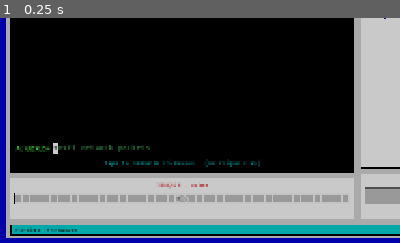
Above: before the commit, frame 1.
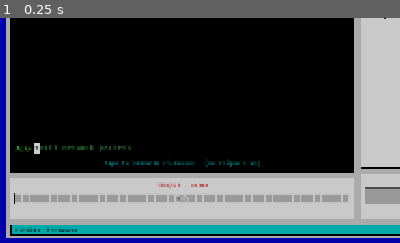
Above: after the commit, the same moment.

Repository: jogaulupeau/CyberIncrement
Game: Godot game, scene res://scenes/main.tscn
Same seed, same stepped clock (60 frames per second), same inputs: the game is played once before the commit and once after it.
Inputs:
- Up to frame 1 (0.25 s): no input
The pictures show only the part of the screen within x 0-50%, y 50-100%; the shares and areas given below are measured in that part.

The runs differ from the first frame. In frame 1, 0.5% of the frame differs, in the area x 6-38%, y 55-61%.

Commit message:
UI : effets en palette DOS + modal d'aide façon Turbo Vision
- Flashs d'écran, textes flottants et particules recolorés en palette DOS
  sémantique (vert=gain, rouge=alerte, ambre=spécial, orange=événement),
  centralisés dans 4 constantes FX_*.
- Modal d'aide refondu en fenêtre newt : voile bleu + boîte claire à ombre
  dure, barre de titre cyan avec bouton [X] Fermer, thème actif en bloc
  bleu/texte blanc façon sélection DOS.

Co-Authored-By: Claude Sonnet 5 <noreply@anthropic.com>

Diff:
--- a/scenes/main.tscn
+++ b/scenes/main.tscn
@@ -84,20 +84,28 @@
 shadow_size = 14
 
 [sub_resource type="StyleBoxFlat" id="help_panel"]
-content_margin_left = 26.0
-content_margin_top = 20.0
-content_margin_right = 26.0
-content_margin_bottom = 20.0
-bg_color = Color(0.04, 0.07, 0.09, 0.99)
+bg_color = Color(0.851, 0.851, 0.851, 1)
 border_width_left = 1
 border_width_top = 1
 border_width_right = 1
 border_width_bottom = 1
-border_color = Color(0, 0.6, 0.55, 0.9)
-corner_radius_top_left = 6
-corner_radius_top_right = 6
-corner_radius_bottom_right = 6
-corner_radius_bottom_left = 6
+border_color = Color(0, 0, 0, 1)
+shadow_color = Color(0, 0, 0, 1)
+shadow_size = 1
+shadow_offset = Vector2(9, 9)
+
+[sub_resource type="StyleBoxEmpty" id="menu_flat"]
+content_margin_left = 10.0
+content_margin_top = 2.0
+content_margin_right = 10.0
+content_margin_bottom = 2.0
+
+[sub_resource type="StyleBoxFlat" id="menu_hi"]
+content_margin_left = 10.0
+content_margin_top = 2.0
+content_margin_right = 10.0
+content_margin_bottom = 2.0
+bg_color = Color(0, 0, 0.8, 1)
 
 [sub_resource type="StyleBoxFlat" id="modal_box"]
 content_margin_left = 28.0
@@ -439,7 +447,7 @@
 layout_mode = 2
 theme_override_colors/font_color = Color(0.333, 1, 0.333, 1)
 theme_override_font_sizes/font_size = 13
-text = "A:\\NEXUS>"
+text = "A:\\>"
 
 [node name="CommandLabel" type="RichTextLabel" parent="HUD/Root/Body/Left/Terminal/TVBox/TCommand"]
 unique_name_in_owner = true
@@ -918,7 +926,7 @@
 grow_horizontal = 2
 grow_vertical = 2
 mouse_filter = 2
-color = Color(0, 0.02, 0.03, 0.7)
+color = Color(0, 0, 0.667, 0.9)
 
 [node name="Center" type="CenterContainer" parent="HelpOverlay"]
 layout_mode = 1
@@ -937,36 +945,62 @@
 [node name="VBox" type="VBoxContainer" parent="HelpOverlay/Center/HelpPanel"]
 layout_mode = 2
 mouse_filter = 2
+theme_override_constants/separation = 0
+
+[node name="Header" type="PanelContainer" parent="HelpOverlay/Center/HelpPanel/VBox"]
+layout_mode = 2
+theme_override_styles/panel = SubResource("bar_cyan")
+
+[node name="H" type="HBoxContainer" parent="HelpOverlay/Center/HelpPanel/VBox/Header"]
+layout_mode = 2
 theme_override_constants/separation = 10
 
-[node name="Header" type="HBoxContainer" parent="HelpOverlay/Center/HelpPanel/VBox"]
-layout_mode = 2
-theme_override_constants/separation = 10
-
-[node name="HelpTitle" type="Label" parent="HelpOverlay/Center/HelpPanel/VBox/Header"]
+[node name="HelpTitle" type="Label" parent="HelpOverlay/Center/HelpPanel/VBox/Header/H"]
 layout_mode = 2
 size_flags_horizontal = 3
-theme_override_colors/font_color = Color(0, 0.9, 0.82, 1)
-theme_override_font_sizes/font_size = 22
-text = "// AIDE //"
-
-[node name="CloseButton" type="Button" parent="HelpOverlay/Center/HelpPanel/VBox/Header"]
-unique_name_in_owner = true
-layout_mode = 2
-text = "Fermer"
-
-[node name="HelpTopics" type="HFlowContainer" parent="HelpOverlay/Center/HelpPanel/VBox"]
+theme_override_colors/font_color = Color(0, 0, 0, 1)
+theme_override_font_sizes/font_size = 15
+text = "AIDE"
+horizontal_alignment = 1
+
+[node name="CloseButton" type="Button" parent="HelpOverlay/Center/HelpPanel/VBox/Header/H"]
+unique_name_in_owner = true
+layout_mode = 2
+size_flags_vertical = 4
+theme_override_colors/font_hover_color = Color(1, 1, 1, 1)
+theme_override_colors/font_color = Color(0.667, 0, 0, 1)
+theme_override_colors/font_pressed_color = Color(1, 1, 1, 1)
+theme_override_font_sizes/font_size = 13
+theme_override_styles/focus = SubResource("menu_flat")
+theme_override_styles/hover = SubResource("menu_hi")
+theme_override_styles/pressed = SubResource("menu_hi")
+theme_override_styles/normal = SubResource("menu_flat")
+text = "[X] Fermer"
+
+[node name="Body" type="MarginContainer" parent="HelpOverlay/Center/HelpPanel/VBox"]
+layout_mode = 2
+theme_override_constants/margin_left = 20
+theme_override_constants/margin_top = 16
+theme_override_constants/margin_right = 20
+theme_override_constants/margin_bottom = 18
+
+[node name="BVB" type="VBoxContainer" parent="HelpOverlay/Center/HelpPanel/VBox/Body"]
+layout_mode = 2
+theme_override_constants/separation = 12
+
+[node name="HelpTopics" type="HFlowContainer" parent="HelpOverlay/Center/HelpPanel/VBox/Body/BVB"]
 unique_name_in_owner = true
 custom_minimum_size = Vector2(560, 0)
 layout_mode = 2
 theme_override_constants/h_separation = 6
 theme_override_constants/v_separation = 6
 
-[node name="HelpText" type="RichTextLabel" parent="HelpOverlay/Center/HelpPanel/VBox"]
+[node name="HelpText" type="RichTextLabel" parent="HelpOverlay/Center/HelpPanel/VBox/Body/BVB"]
 unique_name_in_owner = true
 custom_minimum_size = Vector2(560, 240)
 layout_mode = 2
 mouse_filter = 2
+theme_override_colors/default_color = Color(0, 0, 0, 1)
 theme_override_font_sizes/normal_font_size = 14
 bbcode_enabled = true
 
--- a/scripts/main.gd
+++ b/scripts/main.gd
@@ -498,7 +498,7 @@
 	unlocked[feature] = true
 	_apply_gating()
 	_play_sfx("unlock")
-	_show_toast("DÉBLOQUÉ : %s" % announce_name, help, TOAST_SYS, 4.0)
+	_show_toast("DÉBLOQUÉ : %s" % announce_name, help, TOAST_SYS, 5.0)
 
 
 # Entrées "mystère" de la boutique (en haut de l'onglet Augmentations).
@@ -547,7 +547,15 @@
 # AIDE (P3)
 # ---------------------------------------------------------------------------
 
+var _help_active_style: StyleBoxFlat    # style du thème d'aide sélectionné (bloc bleu DOS)
+
 func _build_help_topics() -> void:
+	# Style de sélection : bloc bleu plein, comme une entrée surlignée sous DOS.
+	_help_active_style = _make_flat(Color(0, 0, 0.8), Color(0, 0, 0), 1, Vector2(4, 4))
+	_help_active_style.content_margin_left = 14.0
+	_help_active_style.content_margin_right = 14.0
+	_help_active_style.content_margin_top = 6.0
+	_help_active_style.content_margin_bottom = 6.0
 	for i in help_topics.size():
 		var btn := Button.new()
 		btn.text = help_topics[i].label
@@ -658,7 +666,20 @@
 
 func _show_help_topic(i: int) -> void:
 	var t: Dictionary = help_topics[i]
-	help_text.text = "[color=#00e6d9]%s[/color]\n\n%s" % [t.title, t.text]
+	help_text.text = "[color=#000080]%s[/color]\n\n%s" % [t.title, t.text]
+	# Le thème actif passe en bloc bleu / texte blanc (sélection façon DOS).
+	for j in help_buttons.size():
+		var b := help_buttons[j]
+		if j == i:
+			b.add_theme_stylebox_override("normal", _help_active_style)
+			b.add_theme_stylebox_override("hover", _help_active_style)
+			b.add_theme_color_override("font_color", Color(1, 1, 1))
+			b.add_theme_color_override("font_hover_color", Color(1, 1, 1))
+		else:
+			b.remove_theme_stylebox_override("normal")
+			b.remove_theme_stylebox_override("hover")
+			b.remove_theme_color_override("font_color")
+			b.remove_theme_color_override("font_hover_color")
 
 
 func _close_help() -> void:
@@ -1326,10 +1347,10 @@
 	match event_id:
 		"instabilite":
 			_play_sfx("glitch")
-			_show_toast("INSTABILITÉ CONNEXION", "La commande est brouillée pendant %d s — tape à l'instinct !" % int(EVENT_DURATION), TOAST_EVENT, 3.0)
+			_show_toast("INSTABILITÉ CONNEXION", "La commande est brouillée pendant %d s — tape à l'instinct !" % int(EVENT_DURATION), TOAST_EVENT, 5.0)
 		"surcharge":
 			_play_sfx("overload")
-			_show_toast("SURCHARGE RÉSEAU", "Production réduite pendant %d s." % int(EVENT_DURATION), TOAST_EVENT, 3.0)
+			_show_toast("SURCHARGE RÉSEAU", "Production réduite pendant %d s." % int(EVENT_DURATION), TOAST_EVENT, 5.0)
 
 
 func _end_event() -> void:
@@ -1337,7 +1358,7 @@
 	event_id = ""
 	event_spawn_timer = randf_range(EVENT_SPAWN_MIN, EVENT_SPAWN_MAX)
 	_play_sfx("stable", -4.0)
-	_show_toast("RÉSEAU STABILISÉ", "Retour à la normale.", TOAST_WIN, 2.0)
+	_show_toast("RÉSEAU STABILISÉ", "Retour à la normale.", TOAST_WIN, 5.0)
 
 
 # Brouillage déterministe qui change ~8x/seconde (lettres qui clignotent).
@@ -1633,7 +1654,7 @@
 	boss_title.text = "/// %s ///" % boss_type.name
 	_flash(FX_ALERT, 0.4)
 	_play_sfx("boss")
-	_show_toast(boss_type.name + " DÉTECTÉ", boss_type.desc, TOAST_ALERT, 3.8)
+	_show_toast(boss_type.name + " DÉTECTÉ", boss_type.desc, TOAST_ALERT, 5.0)
 	_set_status("%s détecté ! %s" % [boss_type.name, boss_type.desc])
 
 
@@ -1655,7 +1676,7 @@
 	_flash(FX_GAIN, 0.5)
 	_spawn_floating_text("FIREWALL BRISÉ !  +%d o  +%d Frag" % [int(reward), frag_reward], _center_of(terminal), FX_GAIN)
 	_burst_particles(_center_of(terminal))
-	_show_toast("FIREWALL BRISÉ  (Nv %d)" % boss_level, "Butin : +%d o     •     +%d Fragment(s)" % [int(reward), frag_reward], TOAST_WIN, 3.0)
+	_show_toast("FIREWALL BRISÉ  (Nv %d)" % boss_level, "Butin : +%d o     •     +%d Fragment(s)" % [int(reward), frag_reward], TOAST_WIN, 5.0)
 	_set_status("Firewall Nv %d brisé ! +%d o, +%d Fragment(s)." % [boss_level, int(reward), frag_reward])
 
 
@@ -1665,7 +1686,7 @@
 	firewall_malus_remaining = FIREWALL_MALUS_DURATION
 	boss_spawn_timer = randf_range(FIREWALL_SPAWN_MIN, FIREWALL_SPAWN_MAX)
 	_flash(FX_ALERT, 0.5)
-	_show_toast("FIREWALL NON BRISÉ", "Contre-attaque : production /%d pendant %d s" % [int(1.0 / FIREWALL_MALUS_MULT), int(FIREWALL_MALUS_DURATION)], TOAST_ALERT, 3.0)
+	_show_toast("FIREWALL NON BRISÉ", "Contre-attaque : production /%d pendant %d s" % [int(1.0 / FIREWALL_MALUS_MULT), int(FIREWALL_MALUS_DURATION)], TOAST_ALERT, 5.0)
 	_set_status("Firewall non brisé ! Contre-attaque : production /%d pendant %d s." % [int(1.0 / FIREWALL_MALUS_MULT), int(FIREWALL_MALUS_DURATION)])
 
 
@@ -1901,7 +1922,7 @@
 	_apply_network_node(n)
 	_play_sfx("buy", -3.0, _buy_pitch_step(_network_owned_count()))
 	_flash(FX_GAIN, 0.3)
-	_show_toast("NŒUD PIRATÉ", _network_node_desc(n), TOAST_WIN, 2.4)
+	_show_toast("NŒUD PIRATÉ", _network_node_desc(n), TOAST_WIN, 5.0)
 	_update_display()
 
 
@@ -2048,7 +2069,7 @@
 	if not unlocked.augment:
 		unlocked.augment = true
 		_apply_gating()
-		_show_toast("NOUVELLE SECTION", "Augmentations débloquées — dépense tes Fragments d'IA (onglet Augmentations).", TOAST_FRAG, 3.5)
+		_show_toast("NOUVELLE SECTION", "Augmentations débloquées — dépense tes Fragments d'IA (onglet Augmentations).", TOAST_FRAG, 5.0)
 	# Reset de la RUN uniquement. Les items (payés en fragments) restent.
 	data = 0.0
 	run_earned = 0.0
Not shown: 1 places in scenes/main.tscn that only renumber resources
